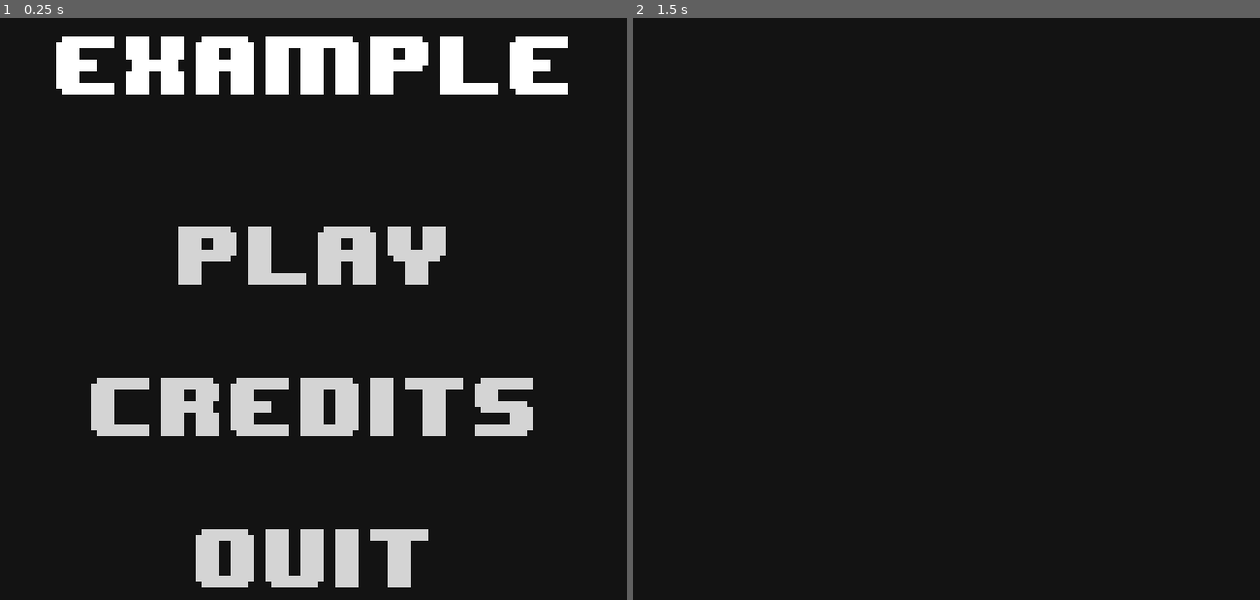
Above: before the commit, frames 1-2 (left to right).
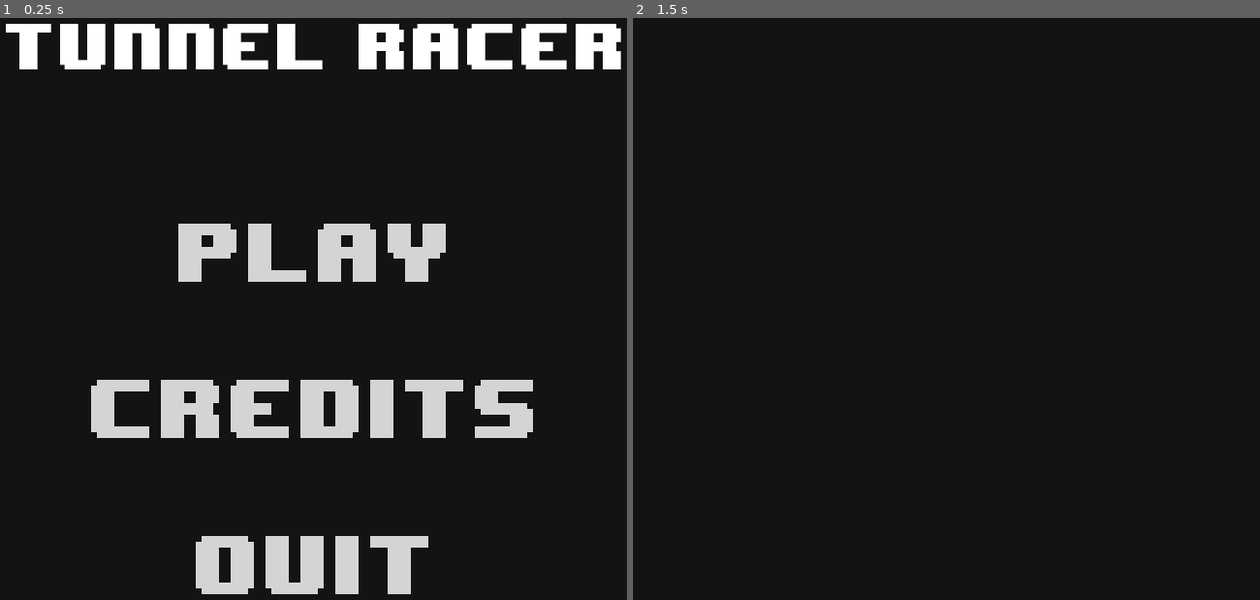
Above: after the commit, the same moments.

Repository: ljhs-games/week-73
Game: Godot game, scene res://scenes/TitleScreen.tscn
Two runs of this game, one before a commit and one after it. Both use one fixed random seed, a clock stepped at 60 frames per second and the inputs below.
Inputs:
- Up to frame 1 (0.25 s): no input
- Up to frame 2 (1.5 s): click "Play" at 0.5 s; tap Enter at 1.25 s

The runs differ from the first frame. In frame 1, 8.1% of the frame differs, in the area x 0-100%, y 1-99%; in frame 2, nothing differs.

Commit message:
Recognizability in project menu

Diff:
--- a/src/project.godot
+++ b/src/project.godot
@@ -10,7 +10,7 @@
 
 [application]
 
-config/name="Example"
+config/name="Week 73"
 run/main_scene="res://scenes/TitleScreen.tscn"
 config/icon="res://icon.png"
 
--- a/src/scenes/TitleScreen.tscn
+++ b/src/scenes/TitleScreen.tscn
@@ -1,10 +1,19 @@
-[gd_scene load_steps=4 format=2]
+[gd_scene load_steps=6 format=2]
 
-[ext_resource path="res://assets/main-font/Big.tres" type="DynamicFont" id=1]
+[ext_resource path="res://assets/main-font/8-bit-wonder.ttf" type="DynamicFontData" id=1]
 [ext_resource path="res://nodes/travel-button/TravelButton.tscn" type="PackedScene" id=2]
-[ext_resource path="res://nodes/quit-button/QuitButton.tscn" type="PackedScene" id=3]
+[ext_resource path="res://assets/main-font/Big.tres" type="DynamicFont" id=3]
+[ext_resource path="res://nodes/quit-button/QuitButton.tscn" type="PackedScene" id=4]
 
-[node name="TitleScreen" type="Node2D"]
+[sub_resource type="DynamicFont" id=1]
+
+size = 56
+use_mipmaps = false
+use_filter = false
+font_data = ExtResource( 1 )
+_sections_unfolded = [ "Font", "Settings" ]
+
+[node name="TitleScreen" type="Node2D" index="0"]
 
 [node name="CanvasLayer" type="CanvasLayer" parent="." index="0"]
 
@@ -20,10 +29,10 @@
 anchor_top = 0.0
 anchor_right = 1.0
 anchor_bottom = 1.0
-margin_left = 40.0
-margin_top = 40.0
-margin_right = -40.0
-margin_bottom = -40.0
+margin_left = 10.0
+margin_top = 30.0
+margin_right = -10.0
+margin_bottom = -30.0
 rect_pivot_offset = Vector2( 0, 0 )
 rect_clip_content = false
 mouse_filter = 0
@@ -39,8 +48,8 @@
 anchor_right = 0.0
 anchor_bottom = 0.0
 margin_left = 8.0
-margin_right = 620.0
-margin_bottom = 620.0
+margin_right = 680.0
+margin_bottom = 640.0
 rect_pivot_offset = Vector2( 0, 0 )
 rect_clip_content = false
 mouse_filter = 1
@@ -56,16 +65,16 @@
 anchor_top = 0.0
 anchor_right = 0.0
 anchor_bottom = 0.0
-margin_right = 612.0
-margin_bottom = 152.0
+margin_right = 672.0
+margin_bottom = 157.0
 rect_pivot_offset = Vector2( 0, 0 )
 rect_clip_content = false
 mouse_filter = 2
 mouse_default_cursor_shape = 0
 size_flags_horizontal = 3
 size_flags_vertical = 3
-custom_fonts/font = ExtResource( 1 )
-text = "Example"
+custom_fonts/font = SubResource( 1 )
+text = "Tunnel Racer"
 align = 1
 percent_visible = 1.0
 lines_skipped = 0
@@ -74,30 +83,30 @@
 
 [node name="TravelButton" parent="CanvasLayer/MarginContainer/VBoxContainer" index="1" instance=ExtResource( 2 )]
 
-margin_top = 156.0
-margin_right = 612.0
-margin_bottom = 308.0
+margin_top = 161.0
+margin_right = 672.0
+margin_bottom = 318.0
 size_flags_horizontal = 3
 size_flags_vertical = 3
-custom_fonts/font = ExtResource( 1 )
+custom_fonts/font = ExtResource( 3 )
 text = "Play"
 _sections_unfolded = [ "Size Flags", "Theme", "custom_fonts" ]
 target_scene = "res://scenes/Game.tscn"
 
 [node name="TravelButton2" parent="CanvasLayer/MarginContainer/VBoxContainer" index="2" instance=ExtResource( 2 )]
 
-margin_top = 312.0
-margin_right = 612.0
-margin_bottom = 464.0
+margin_top = 322.0
+margin_right = 672.0
+margin_bottom = 479.0
 size_flags_horizontal = 3
 size_flags_vertical = 3
-custom_fonts/font = ExtResource( 1 )
+custom_fonts/font = ExtResource( 3 )
 text = "Credits"
 _sections_unfolded = [ "Size Flags", "Theme", "custom_fonts" ]
 target_scene = "res://scenes/Credits.tscn"
 
-[node name="QuitButton" parent="CanvasLayer/MarginContainer/VBoxContainer" index="3" instance=ExtResource( 3 )]
+[node name="QuitButton" parent="CanvasLayer/MarginContainer/VBoxContainer" index="3" instance=ExtResource( 4 )]
 
-margin_top = 468.0
-margin_right = 612.0
-margin_bottom = 620.0
+margin_top = 483.0
+margin_right = 672.0
+margin_bottom = 640.0
